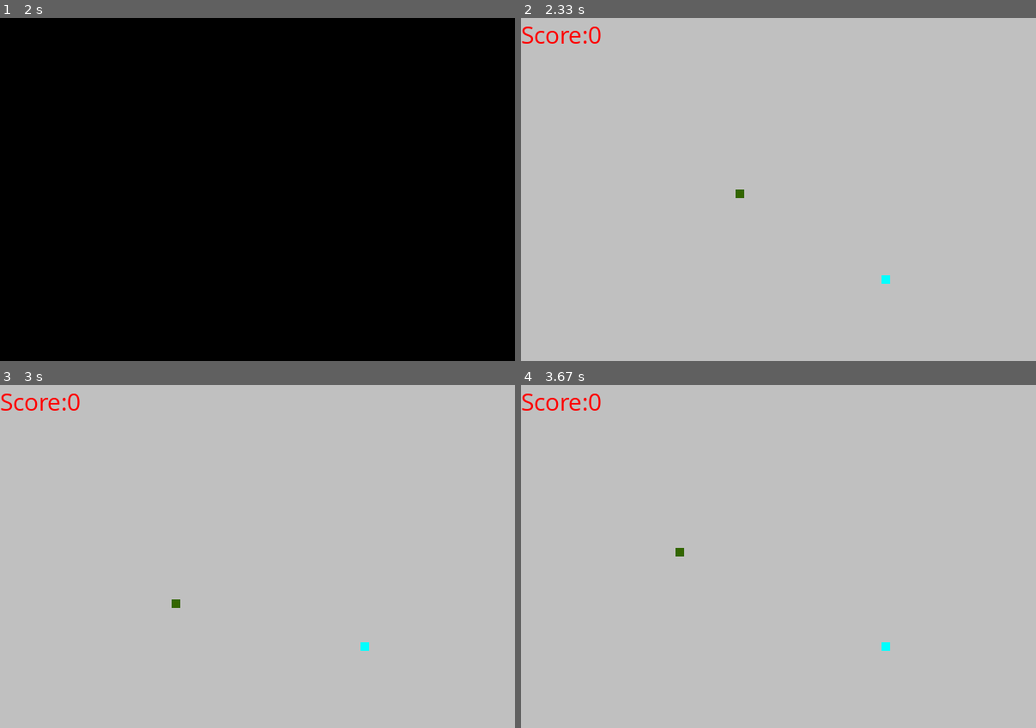
Above: before the commit, frames 1-4 (two rows, left to right).
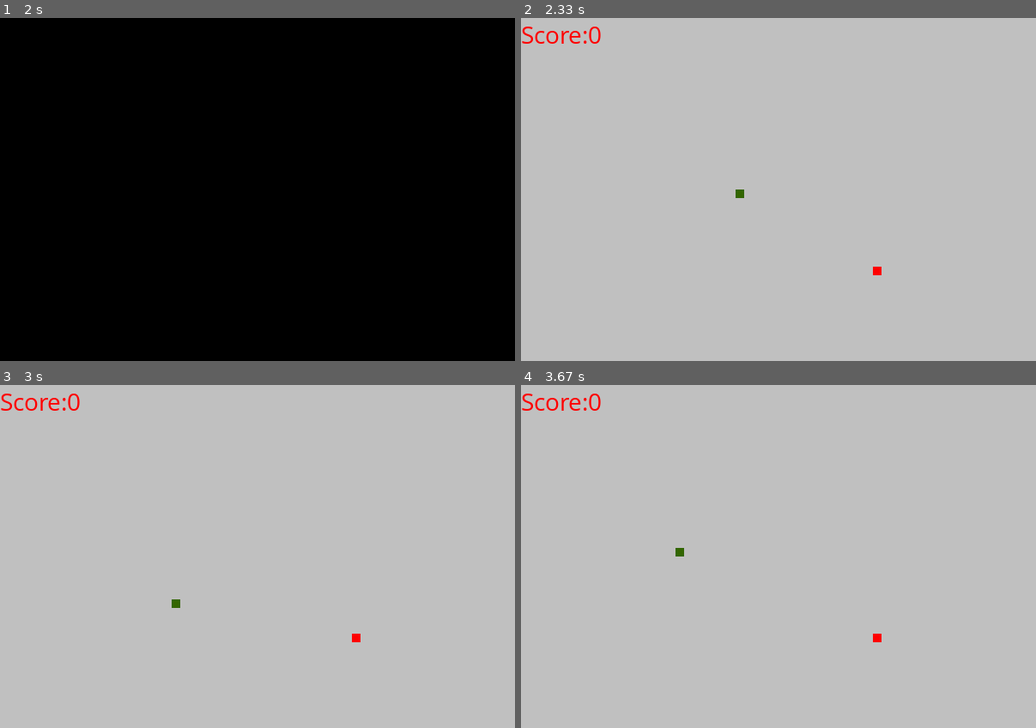
Above: after the commit, the same moments.

Repository: Akansha-08/Snake-Game-Pygame
Game: pygame game, started from snake.py
Same seed, same stepped clock (60 frames per second), same inputs: the game is played once before the commit and once after it.
Inputs:
- Up to frame 1 (2 s): hold Left from 1.83 s (still down)
- Up to frame 2 (2.33 s): keep holding Left
- Up to frame 3 (3 s): release Left at 2.37 s; hold Down 2.4-2.7 s; hold Left from 2.73 s (still down)
- Up to frame 4 (3.67 s): release Left at 3.13 s; hold Up 3.17-3.53 s; hold Right from 3.57 s (still down)

Frame 1 is identical in both runs. In frame 2, less than 0.1% of the frame differs, in the area x 68-72%, y 72-78%; in frame 3, less than 0.1%; in frame 4, less than 0.1%.

Commit message:
Improved code readability and optimized food generation logic

Diff:
--- a/snake.py
+++ b/snake.py
@@ -1,5 +1,4 @@
 import pygame
-from pygame.locals import *
 import time
 import random
 
@@ -8,7 +7,7 @@
 blue = (51,153,255)
 grey = (192,192,192)
 green = (51,102,0)
-yellow = (0,255,255)
+food_color = (255,0,0)
 
 win_width = 600
 win_height = 400
@@ -41,8 +40,8 @@
     gameOver = False
     gameClose = False
 
-    x1 = win_width/2
-    y1 = win_height/2
+    x1 = win_width // 2
+    y1 = win_height // 2
 
     x1_change = 0
     y1_change = 0
@@ -50,8 +49,8 @@
     snake_length_list =[]
     snake_length = 1
 
-    foodx = round(random.randrange(0, win_width - snake)/10.0)*10.0
-    foody = round(random.randrange(0, win_height - snake)/10.0)*10.0
+    foodx = random.randrange(0, win_width - snake, 10)
+    foody = random.randrange(0, win_height - snake, 10)
 
     while not gameOver:
 
@@ -71,16 +70,16 @@
 
         for event in pygame.event.get():
             if event.type == pygame.KEYDOWN:
-                if event.key == K_LEFT:
+                if event.key == pygame.K_LEFT:
                     x1_change = -snake
                     y1_change = 0
-                if event.key == K_RIGHT:
+                if event.key == pygame.K_RIGHT:
                     x1_change = snake
                     y1_change = 0
-                if event.key == K_UP:
+                if event.key == pygame.K_UP:
                     x1_change = 0
                     y1_change = -snake
-                if event.key == K_DOWN:
+                if event.key == pygame.K_DOWN:
                     x1_change = 0
                     y1_change = snake
         if x1 >= win_width or x1<0 or y1>= win_height or y1<0:
@@ -88,7 +87,7 @@
         x1 += x1_change
         y1 += y1_change
         window.fill(grey)
-        pygame.draw.rect(window,yellow, [foodx,foody,snake,snake])
+        pygame.draw.rect(window,food_color, [foodx,foody,snake,snake])
         snake_size = []
         snake_size.append(x1)
         snake_size.append(y1)
@@ -107,8 +106,8 @@
 
 
         if x1 == foodx and y1 == foody:
-            foodx = round(random.randrange(0, win_width - snake)/10.0)*10.0
-            foody = round(random.randrange(0, win_height - snake)/10.0)*10.0
+            foodx = random.randrange(0, win_width - snake, 10)
+            foody = random.randrange(0, win_height - snake, 10)
             snake_length += 1
 
         clock.tick(snake_speed)
